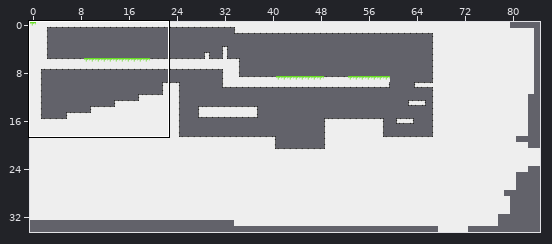
Tiled map: testLevel.tmx. Above: a wide view before the commit, with the close-up outlined.
Close-up. As it was:
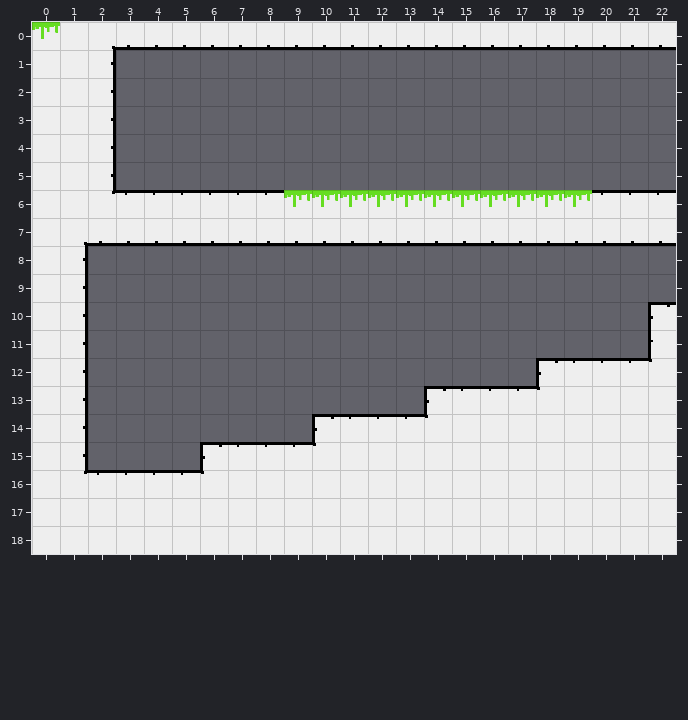
Cells are 32x32 px. Shown: x 0..22, y 0..18. The commit also changed other parts of the map, which this record leaves out.
Now the later version:
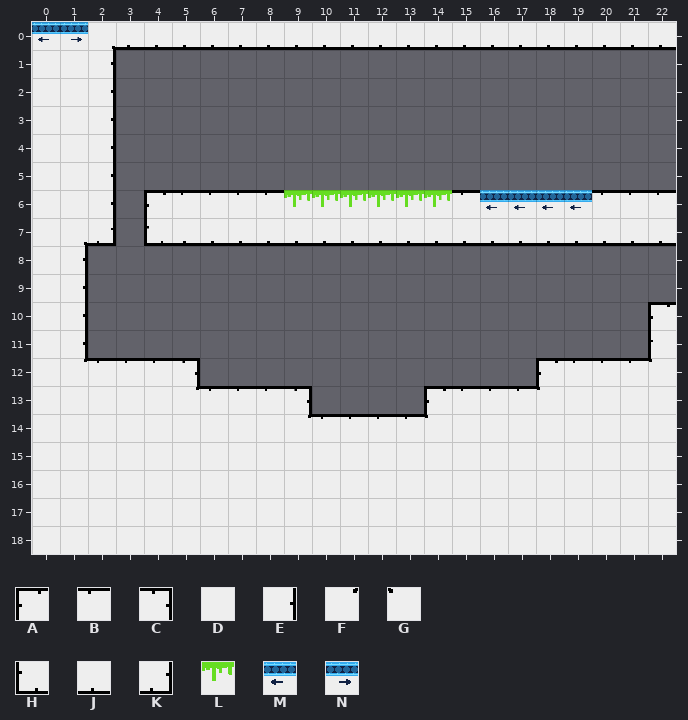
Key: from "tileSheet": A 0, B 1, C 2, D 16, E 17, F 18, G 19, H 30, J 31, K 32, L 37, M 51, N 52.
_ is an empty cell.
From old to new:
Layer "level":
Tile A replaces tile B in row 6 at x 4.
Tile B replaces tile A in row 14 at x 10.
Tile B replaces tile L in row 6 at x 15.
Tile B is added in row 12 at x 2 to 4; in row 13 at x 6 to 8.
Tile C is added in row 12 at x 5; in row 13 at x 9.
Tile D replaces tile A in row 15 at x 6.
Tile D replaces tile B in row 15 at x 7 to 9; in row 16 at x 2 to 5.
Tile D replaces tile E in rows 13 to 15 at x 1.
Tile D replaces tile F in row 16 at x 1.
Tile D replaces tile G in row 15 at x 10; in row 16 at x 6.
Tile D is added in row 13 at x 2 to 4; in row 14 at x 2 to 8; in row 15 at x 2 to 5.
Tile E replaces tile F in row 6 at x 2.
Tile F replaces tile E in row 12 at x 1.
Tile F is added in row 13 at x 5; in row 14 at x 9.
Tile H replaces tile J in row 7 at x 4.
Tile K replaces tile J in row 7 at x 2.
Tile M replaces tile L in row 0 at x 0; in row 6 at x 16 to 19.
Tile N replaces tile D in row 0 at x 1.
Tile B is gone in row 6 at x 3.
Tile J is gone in row 7 at x 3.
